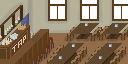
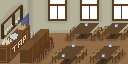
Layered file, before and after one edit (128×64). Changes by layer:
painted on "Capa 13" over box(0, 35, 105, 59)
painted on "Capa 4" over box(0, 25, 4, 42)
painted on "Capa 11" over box(64, 52, 114, 64)
added layer "Layer 4 copy 6" above "Layer 4 copy 3" over box(112, 49, 123, 63)
painted on "Layer 4 copy 3" over box(70, 47, 87, 64)
removed layer "Layer 4 copy 2" over box(109, 47, 126, 64)
removed layer "Capa 10" over box(48, 43, 122, 64)
added layer "Capa 11 copy 2" above "Layer 4 copy 5" over box(54, 46, 120, 64)
painted on "Layer 4 copy 5" over box(47, 45, 64, 64)
painted on "Layer 4 copy 4" over box(85, 47, 102, 64)
painted on "Layer 5 copy 6" over box(27, 40, 50, 64)
painted on "Capa 8" over box(0, 50, 31, 64)
painted on "Capa 3" over box(0, 50, 30, 64)
painted on "Capa 12" over box(45, 46, 103, 64)
